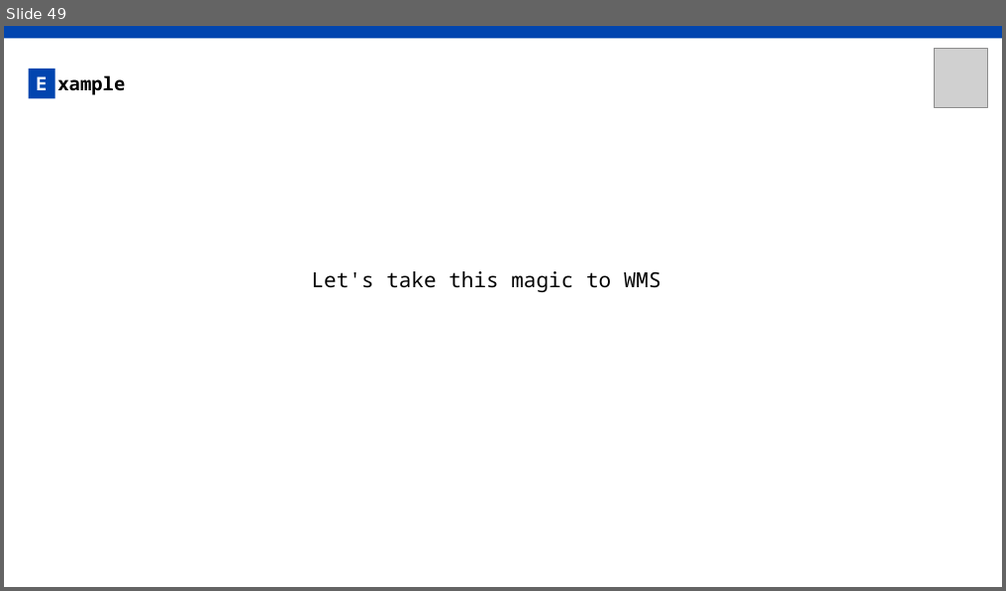
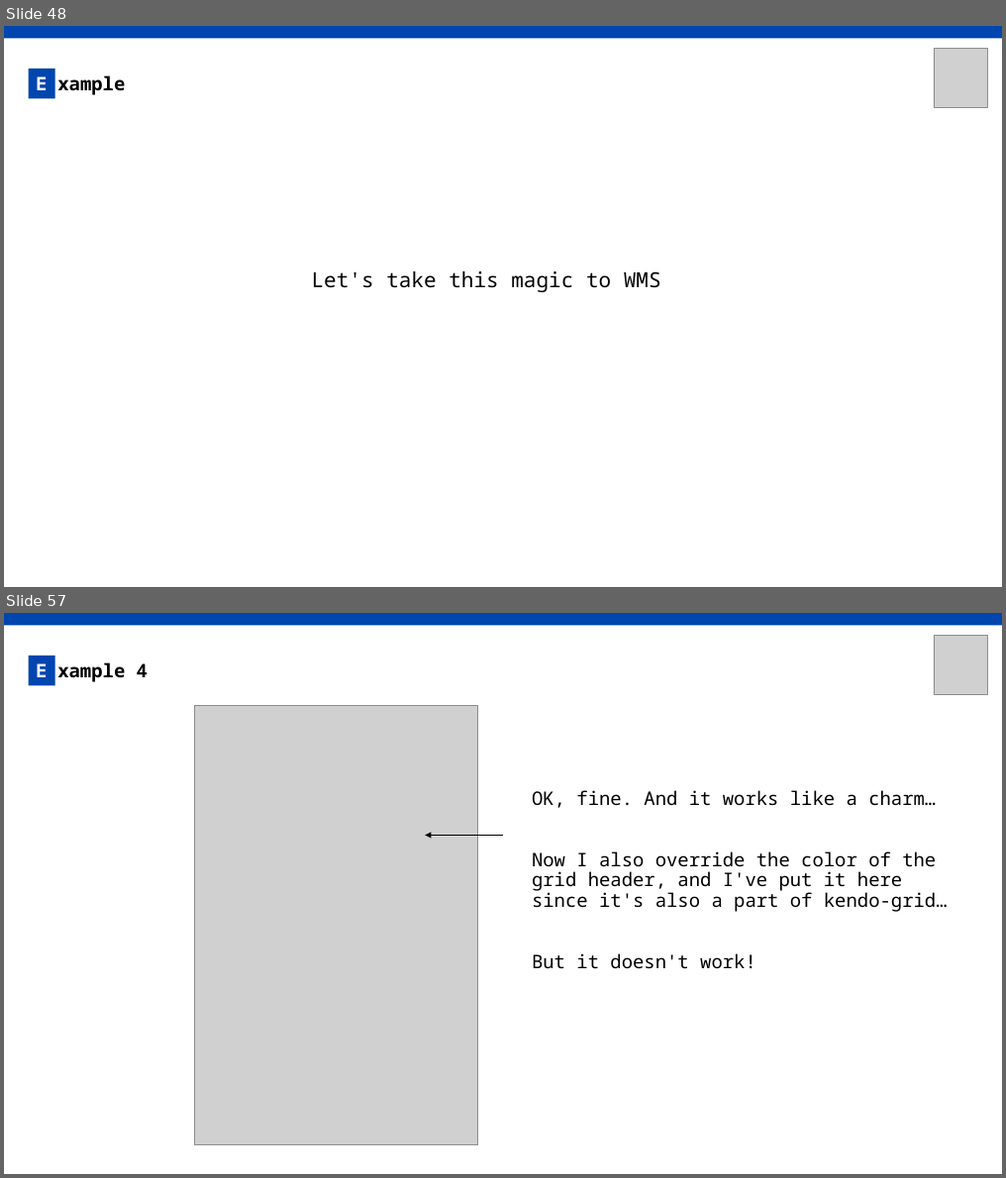
Before and after one commit to AxelPauwels/SEM-BIO, a slide deck: presentation/SEM&BIO.pptx. Shown one above the other, each under a label of ours: slide 49 before the commit, slides 48 and 57 after it; the slides between them are not shown. The pictures are 1006x591 and 1006x1178 pixels, drawn with LibreOffice and Linux fonts; fonts in the diff are those of the drawing; grey boxes stand for pictures. Boxes give left, top, right and bottom in pixels: in the first picture for what was removed or moved away, otherwise in the second. Text is boxed around its words. In the diff, an @@ line names an element or a change of style, - is before the commit and + after.

```diff
--- a/presentation/SEM&BIO.pptx
+++ b/presentation/SEM&BIO.pptx
@@ slide 57 added at bbox=[4, 613, 1002, 1174], background #FFFFFF @@
@@ rectangle added at bbox=[4, 613, 1002, 626], fill #0145AF @@
@@ picture added at bbox=[934, 635, 988, 694] @@
@@ rectangle added at bbox=[29, 656, 55, 685], fill #0145AF, 18 pt, text #FFFFFF, bold @@
+E
@@ text added at bbox=[57, 663, 148, 682], 18 pt, text #000000, bold @@
+xample 4
@@ picture added at bbox=[194, 706, 478, 1145] @@
@@ text added at bbox=[532, 790, 947, 969], 18 pt, text #000000 @@
+OK, fine. And it works like a charm…
+Now I also override the color of the grid header, and I've put it here since it's also a part of kendo-grid…
+But it doesn't work!
@@ arrow added from (503, 836) to (425, 836), #000000 1.5 pt @@
@@ what was slide 49 is now slide 48 @@
```
Also in this commit, not shown: 2 slides changed, 14 other slides added, 1 slide removed.
